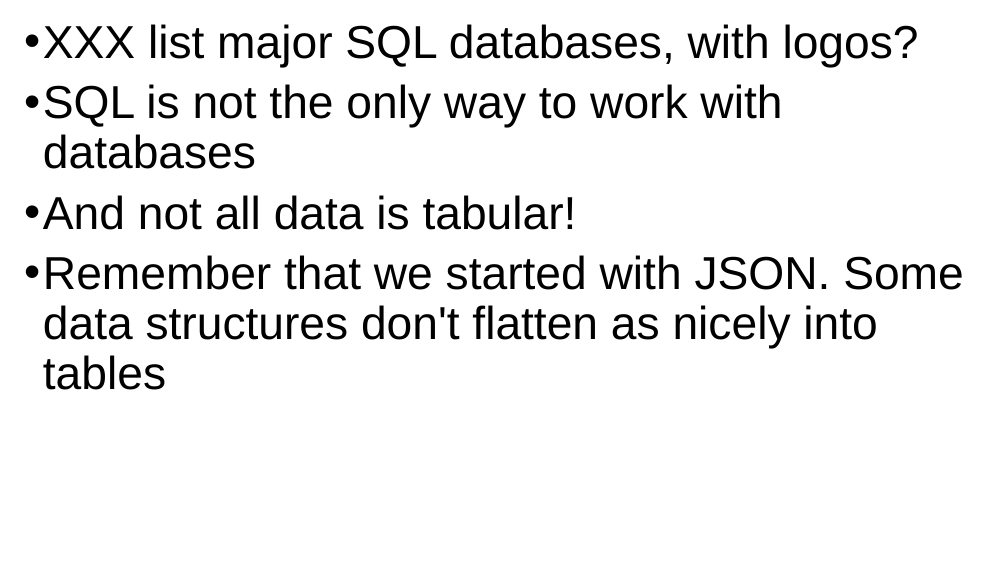
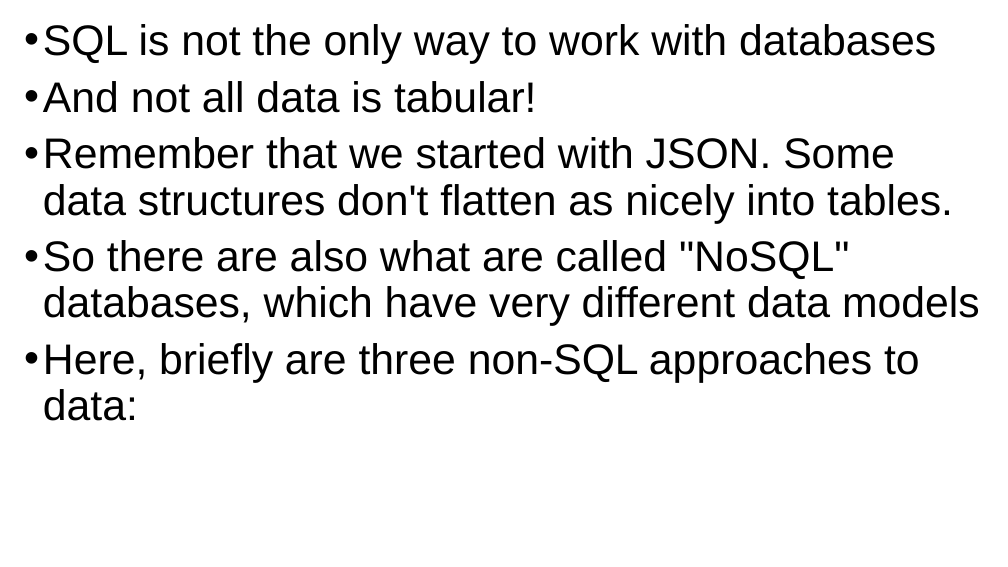
Before and after one commit to grimmelm/ctech404, a slide deck: slide 56 of ctech403/module_6/CTECH403 Module 6 - SQL.pptx (slide 37 before the commit). Drawn at 1008x567 pixels with LibreOffice and Linux fonts; fonts in the diff are those of the drawing. Boxes give left, top, right and bottom in pixels: in the first picture for what was removed or moved away, otherwise in the second. Text is boxed around its words. In the diff, an @@ line names an element or a change of style, - is before the commit and + after.

```diff
--- a/ctech403/module_6/CTECH403 Module 6 - SQL.pptx
+++ b/ctech403/module_6/CTECH403 Module 6 - SQL.pptx
@@ text at [43,24,919,68]: paragraph removed @@
-• XXX list major SQL databases, with logos?
@@ text at [43,24,936,113]: size 44 to 40.7 pt in "SQL is not the only way to ...", "And not all data is tabular!" @@
@@ text at [43,137,980,421]: text changed; size 44 to 40.7 pt @@
-• Remember that we started with JSON. Some data structures don't flatten as nicely into tables
+• Remember that we started with JSON. Some data structures don't flatten as nicely into tables.
+• So there are also what are called "NoSQL" databases, which have very different data models
+• Here, briefly are three non-SQL approaches to data:
```
Also in this commit, not shown: 9 other slides changed, 31 slides added, 2 slides removed, 7 other files.
